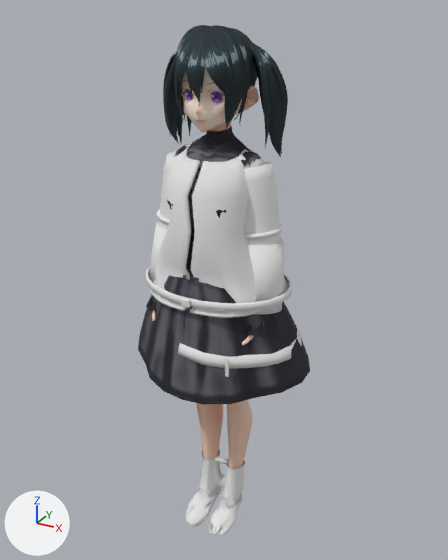
An edit to the FBX model Assets/_Game/Resources/Art/Characters/h_sora/h_sora.fbx, drawn before and after from the same camera.
Camera for both pictures: a 50 mm camera at (0.863, -1.528, 1.716) aimed at (-0.007, 0.054, 0.925). The axes (+X, +Y, +Z) are drawn at lower left. The lights are the same throughout. The first picture is the older version. Vertices at exactly the same position are counted once.

The first picture shows 'Body'.
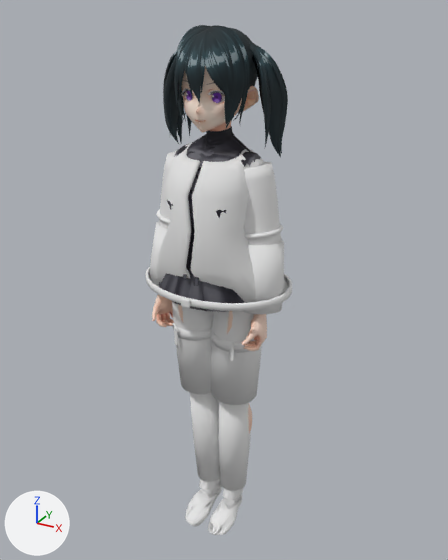
The change, as a list of edits to the scene's bpy script:
```text
Change me_body:
    used by ob_body; location = (0.0, 0.0, 0.0)
    remove me_body.from_pydata(...)  # 16241 vertices, 27058 faces; spans x -0.3..0.3, y -0.22..0.26, z 0.03..1.67
    add me_body.from_pydata(...)  # 16296 vertices, 26925 faces; spans x -0.24..0.24, y -0.19..0.18, z 0.03..1.67
    me_body part 1: the loose piece of 44 vertices spanning x -0.11..-0.1, y -0.1..-0.09, z 0.74..0.8 is copied, and the copy is moved by (0.2, 0.01, 0.0); it spans x 0.09..0.11, y -0.09, z 0.74..0.8
    me_body part 2: the loose piece of 46 vertices spanning x 0.12..0.13, y -0.18..-0.17, z 0.74..0.8 is deleted
    me_body part 3: 112 vertices moved from x -0.21..0.21, y -0.18..0.15, z 0.04..0.94 to x -0.21..0.21, y -0.12..0.16, z 0.04..0.95; 317 vertices removed from x -0.3..0.3, y -0.22..0.26, z 0.64..0.95; 374 vertices added at x -0.2..0.2, y -0.1..0.15, z 0.16..0.95
    other edits to the shape of me_body do not show in these pictures
```

Boxes (x1, y1, x2, y2) around the edits, measured in the pictures (448 x 560 px; the box of a moved part takes in the faces that stretch with it):
'Body', reshaped (15% narrower): before (138, 25, 310, 535); after (146, 25, 292, 535)
part 1 of me_body, added: after (231, 343, 234, 361)
part 2 of me_body, deleted: before (225, 358, 229, 377)
part 3 of me_body, moved or reshaped: before (138, 257, 310, 404); after (158, 257, 262, 535)
